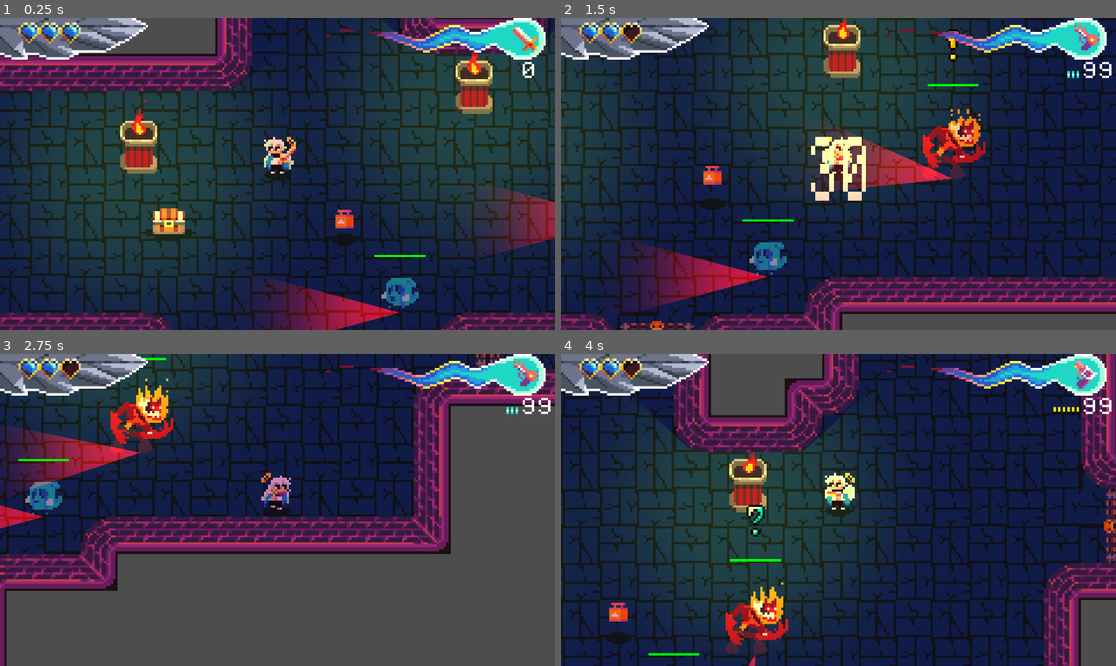
Above: before the commit, frames 1-4 (two rows, left to right).
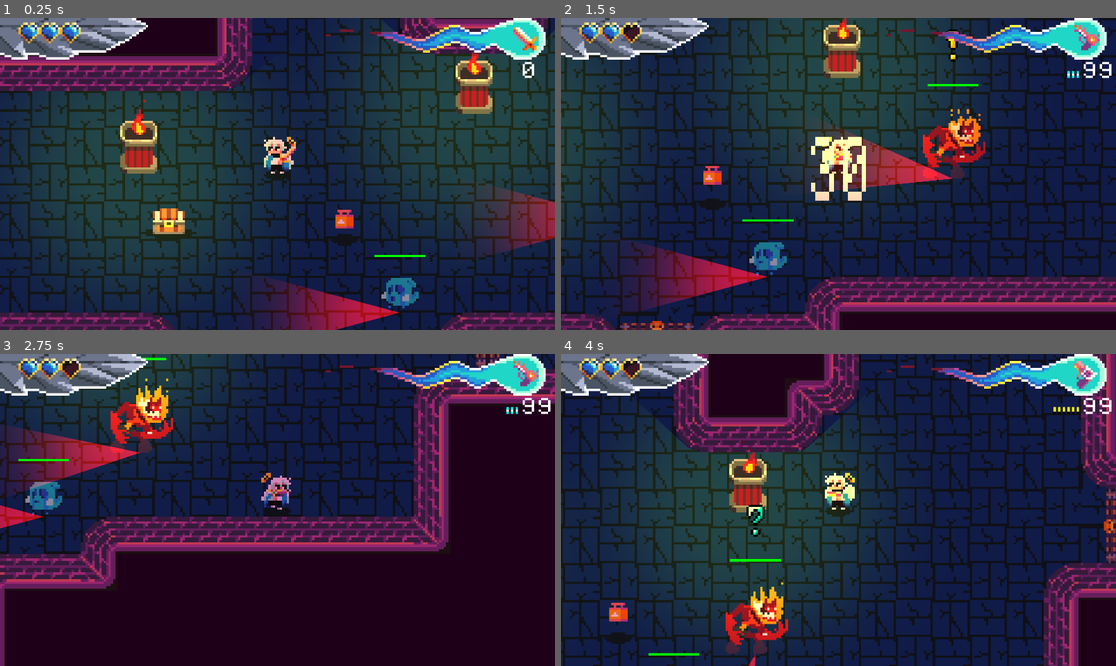
Above: after the commit, the same moments.

Repository: NielsOuvrard/TheShadowOfHeaven
Game: Godot game, scene res://Scenes/gameplay.tscn
Two runs of this game, one before a commit and one after it. Both use one fixed random seed, a clock stepped at 60 frames per second and the inputs below.
Inputs (mouse positions are in pixels of both pictures, inside the frame that each line leads up to):
- Up to frame 1 (0.25 s): no input
- Up to frame 2 (1.5 s): move the mouse to (960, 158) at 0.52 s; hold Right (move_right) 0.53-1.28 s; hold Q (change_weapon) 0.53-1.28 s; move the mouse to (727, 189) at 1.27 s; hold Down (move_down) from 1.28 s (still down); tap Shift (dash) at 1.35 s
- Up to frame 3 (2.75 s): move the mouse to (333, 441) at 2.02 s; release Down (move_down) at 2.03 s; hold Right (move_right) from 2.03 s (still down); hold F (interact) from 2.03 s (still down)
- Up to frame 4 (4 s): move the mouse to (810, 572) at 2.77 s; release Right (move_right) at 2.78 s; release F (interact) at 2.78 s; hold Up (move_up) 2.78-3.53 s; tap Space (shoot) at 2.85 s; move the mouse to (1005, 556) at 3.52 s; hold Left (move_left) from 3.53 s (still down); hold Q (change_weapon) from 3.53 s (still down)

The runs differ from the first frame. In frame 1, 1.8% of the frame differs, in the area x 14-39%, y 0-12%; in frame 2, 2.5%; in frame 3, 42%, in the area x 1-100%, y 16-100%; in frame 4, 4.5%.

Commit message:
background

Diff:
--- a/Scenes/gameplay.tscn
+++ b/Scenes/gameplay.tscn
@@ -6,8 +6,28 @@
 [node name="Gameplay" type="Node2D"]
 y_sort_enabled = true
 
+[node name="CanvasLayer2" type="CanvasLayer" parent="."]
+layer = -1
+
+[node name="Control" type="Control" parent="CanvasLayer2"]
+z_index = -1
+layout_mode = 3
+anchors_preset = 15
+anchor_right = 1.0
+anchor_bottom = 1.0
+grow_horizontal = 2
+grow_vertical = 2
+size_flags_horizontal = 3
+size_flags_vertical = 3
+
+[node name="ColorRect" type="ColorRect" parent="CanvasLayer2/Control"]
+layout_mode = 0
+offset_right = 1920.0
+offset_bottom = 1080.0
+color = Color(0.117227, 3.39021e-06, 0.0957673, 1)
+
+[node name="Greed" parent="." instance=ExtResource("3_bncwm")]
+
 [node name="CanvasLayer" type="CanvasLayer" parent="."]
 
 [node name="HUD" parent="CanvasLayer" instance=ExtResource("1_4fvy5")]
-
-[node name="Greed" parent="." instance=ExtResource("3_bncwm")]
